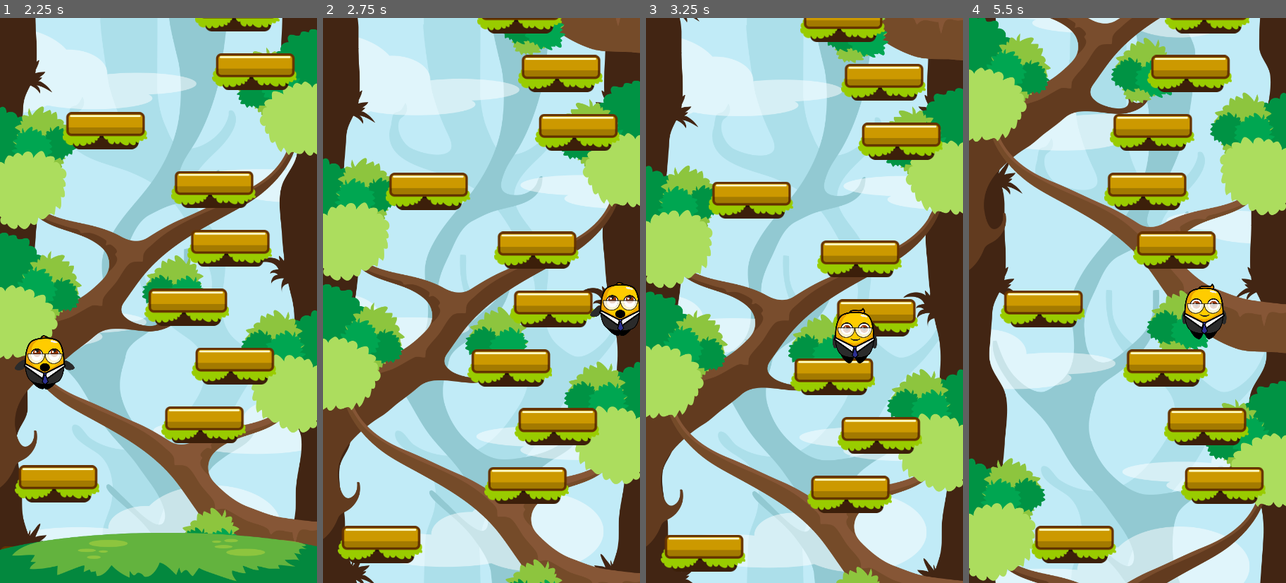
Above: before the commit, frames 1-4 (left to right).
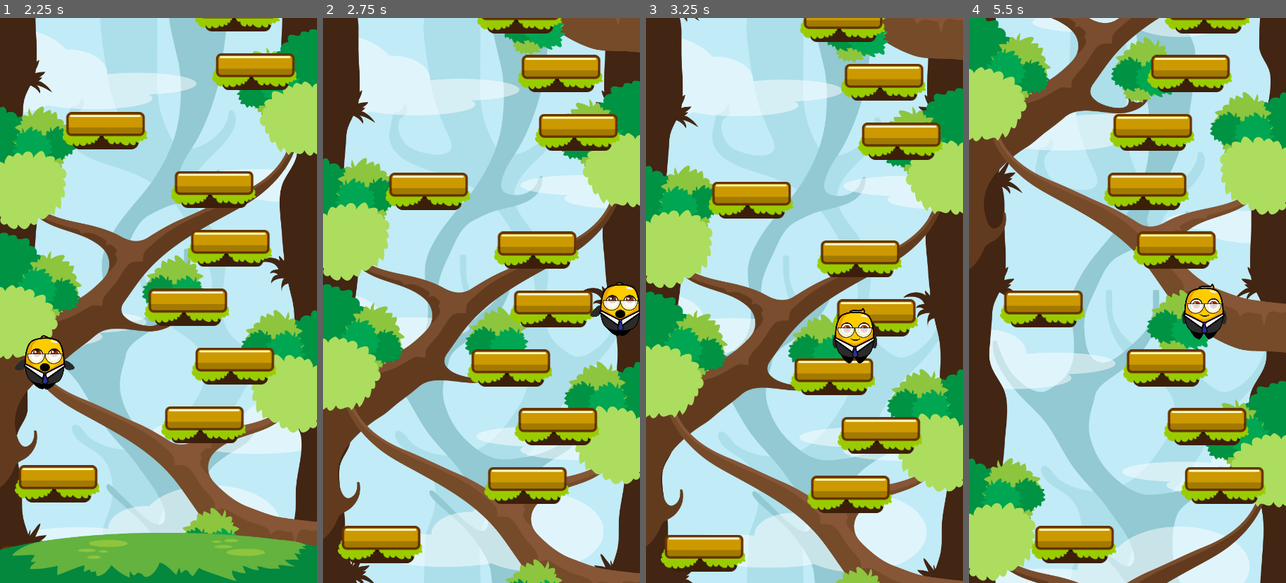
Above: after the commit, the same moments.

Repository: heliosalesjr/jumperMobile
Game: Godot game, scene res://scenes/game.tscn
Two runs of this game, one before a commit and one after it. Both use one fixed random seed, a clock stepped at 60 frames per second and the inputs below.
Inputs:
- Up to frame 1 (2.25 s): hold Right (move_right) 0.53-2.03 s; hold Left (move_left) from 2.03 s (still down)
- Up to frame 2 (2.75 s): keep holding Left (move_left)
- Up to frame 3 (3.25 s): keep holding Left (move_left)
- Up to frame 4 (5.5 s): release Left (move_left) at 4.28 s; hold Right (move_right) from 4.28 s (still down)

Frame 1 is identical in both runs. In frame 2, 0.1% of the frame differs, in the area x 11-100%, y 0-7%; in frame 3, 0.1%; in frame 4, 1.3%, in the area x 0-100%, y 0-60%.

Commit message:
making the parallax background responsive

Diff:
--- a/scripts/game.gd
+++ b/scripts/game.gd
@@ -1,9 +1,13 @@
 extends Node2D
 
 @onready var ground_sprite = $GroundSprite
+@onready var parallax_layer = $ParallaxBackground/ParallaxLayer
+@onready var parallax_layer_2 = $ParallaxBackground/ParallaxLayer2
+@onready var parallax_layer_3 = $ParallaxBackground/ParallaxLayer3
 
 
 @onready var level_generator = $LevelGenerator
+
 var player: Player = null
 var player_scene = preload("res://scenes/player.tscn")
 var player_spawn_pos: Vector2
@@ -11,8 +15,10 @@
 var camera_scene = preload("res://scenes/game_camera.tscn")
 var camera = null
 
+var viewport_size: Vector2
+
 func _ready():
-	var viewport_size = get_viewport_rect().size
+	viewport_size = get_viewport_rect().size
 	var player_spawn_pos_y_offset = 160
 	player_spawn_pos.x = viewport_size.x / 2
 	player_spawn_pos.y = viewport_size.y - player_spawn_pos_y_offset
@@ -20,7 +26,28 @@
 	ground_sprite.global_position.x = viewport_size.x/2
 	ground_sprite.global_position.y = viewport_size.y
 
+	setup_parallax_layer(parallax_layer)
+	setup_parallax_layer(parallax_layer_2)
+	setup_parallax_layer(parallax_layer_3)
+
 	new_game()
+
+func get_parallax_sprite_scale(parallax_sprite: Sprite2D):
+	var parallax_texture = parallax_sprite.get_texture()
+	var parallax_texture_width = parallax_texture.get_width()
+
+	var scale = viewport_size.x / parallax_texture_width
+	var result = Vector2(scale, scale)
+	return result
+
+
+func setup_parallax_layer(parallax_layer: ParallaxLayer):
+	var parallax_sprite = parallax_layer.find_child("Sprite2D")
+	if parallax_sprite != null:
+		parallax_sprite.scale = get_parallax_sprite_scale(parallax_sprite)
+		var my = parallax_sprite.scale.y * parallax_sprite.get_texture().get_height()
+		parallax_layer.motion_mirroring.y = my
+
 
 func _process(_delta):
 	if Input.is_action_just_pressed("quit"):
